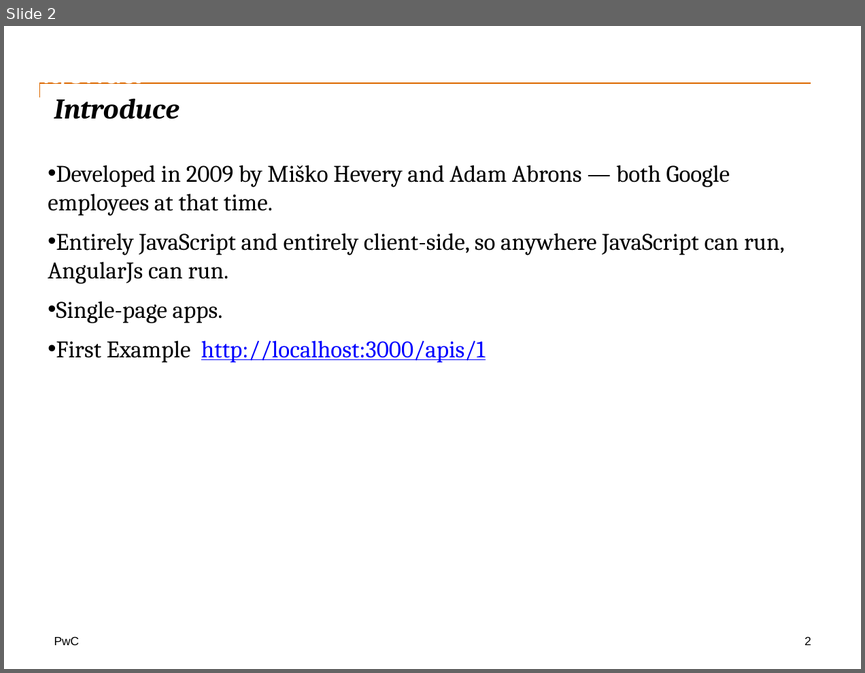
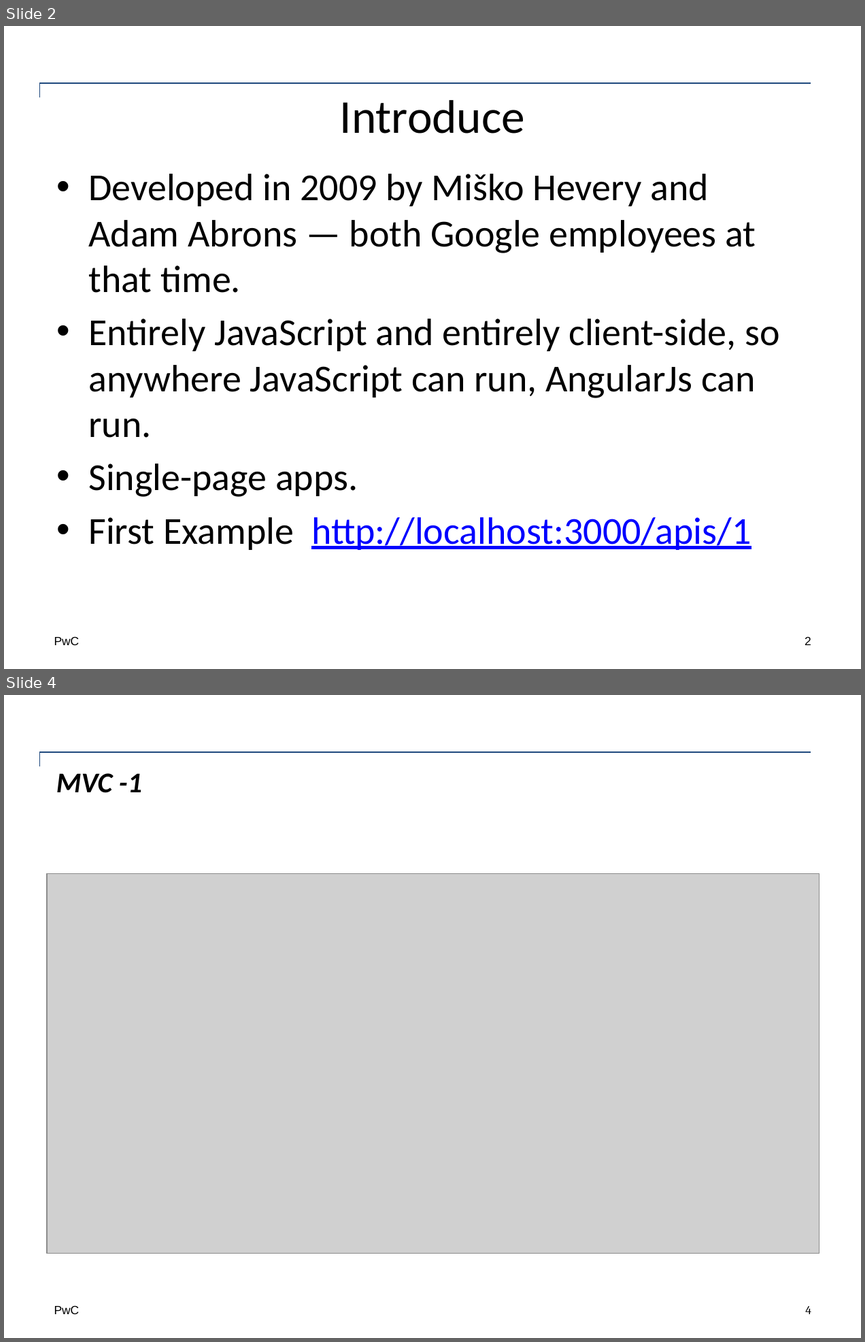
Before and after one commit to bwang073/AngularJsKT, a slide deck: AngularJs.pptx. Shown one above the other, each under a label of ours: slide 2 before the commit, slides 2 and 4 after it; the slides between them are not shown. The pictures are 865x673 and 865x1342 pixels, drawn with LibreOffice and Linux fonts; fonts in the diff are those of the drawing; grey boxes stand for pictures. Boxes give left, top, right and bottom in pixels: in the first picture for what was removed or moved away, otherwise in the second. Text is boxed around its words. In the diff, an @@ line names an element or a change of style, - is before the commit and + after.

```diff
--- a/AngularJs.pptx
+++ b/AngularJs.pptx
@@ slide 4 added at [4, 695, 861, 1338], background #CCE8CF; not listed: 2 template elements that a slide beside it also shows @@
@@ text added at [56, 773, 142, 793], 24 pt, text #000000, bold, italic @@
+MVC -1
@@ picture added at [47, 873, 819, 1253] @@
@@ page number added at [805, 1306, 811, 1314], 10 pt, text #000000 @@
+4
@@ slide 2 changed as well @@
@@ background #FFFFFF to #CCE8CF @@
@@ text removed at [26, 82, 141, 90] @@
-Agenda
@@ elbow line (40, 97) - (811, 83): stroke #DC6900 1 pt to #1F497D 1 pt @@
@@ title "Introduce" at [340, 100, 525, 133]: size 24 to 39.6 pt, font Cambria to Calibri, bold off, italic off; alignment left to centre; vertical alignment top to middle @@
@@ text "Developed in 2009 by Miško ..." at [88, 174, 779, 550]: size 20 to 32 pt, font Cambria to Calibri; indent changed; less space between paragraphs @@
```
Also in this commit, not shown: 11 other slides changed, 2 other slides added, 1 slide removed.
